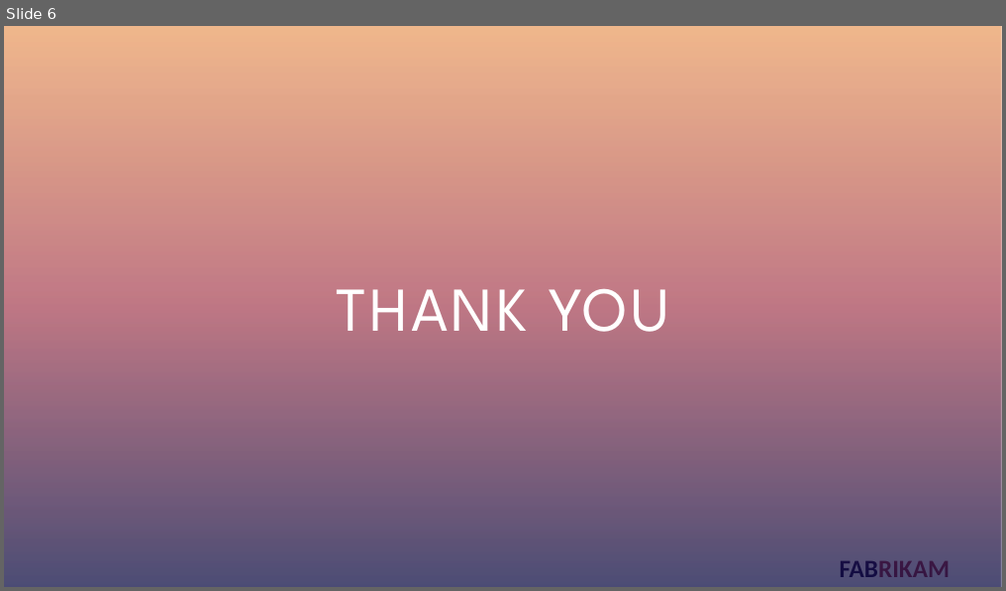
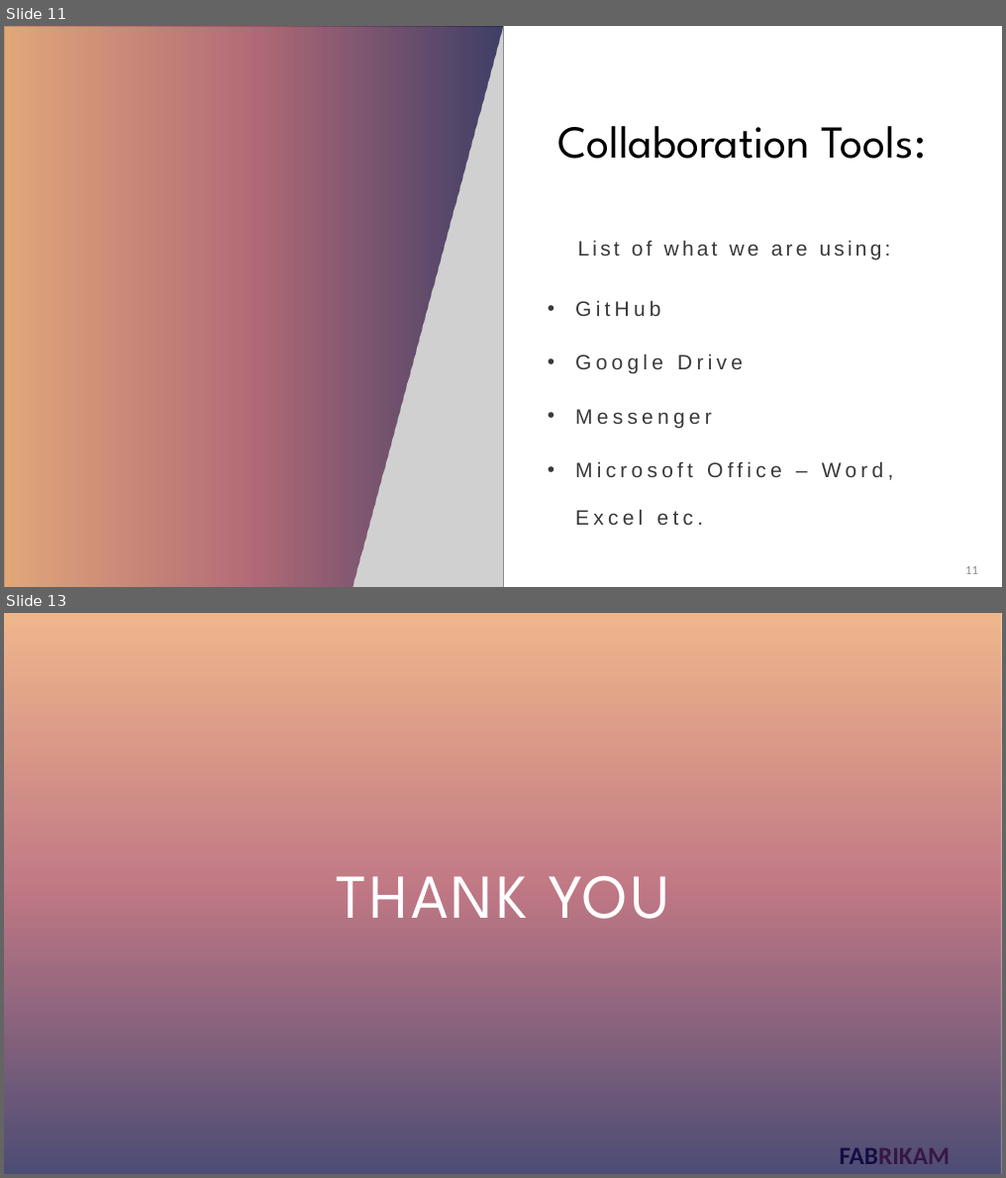
Before and after one commit to Pathfinder-Team/Computing-Project-2019---PathFinder, a slide deck: Documents/Technical Proposal - Due 21-10-19/PathFinder_presentation.pptx. Shown one above the other, each under a label of ours: slide 6 before the commit, slides 11 and 13 after it; the slides between them are not shown. The pictures are 1006x591 and 1006x1178 pixels, drawn with LibreOffice and Linux fonts; fonts in the diff are those of the drawing; grey boxes stand for pictures; background and template pictures are left out. Boxes give left, top, right and bottom in pixels: in the first picture for what was removed or moved away, otherwise in the second. Text is boxed around its words. In the diff, an @@ line names an element or a change of style, - is before the commit and + after.

```diff
--- a/Documents/Technical Proposal - Due 21-10-19/PathFinder_presentation.pptx
+++ b/Documents/Technical Proposal - Due 21-10-19/PathFinder_presentation.pptx
@@ slide 11 added at (4, 26, 1002, 587), background #FFFFFF; not listed: 1 template element that a slide beside it also shows @@
@@ picture added at (4, 26, 503, 587) @@
@@ freeform shape added at (4, 26, 503, 587), fill gradient #01023B to #A53F52 to #E99757 @@
@@ title added at (557, 126, 926, 159), 44 pt, text #000000 @@
+Collaboration Tools:
@@ text added at (520, 217, 949, 279), 20 pt, text #3B3838 @@
+List of what we are using:
@@ text added at (575, 300, 893, 525), 20 pt, text #3B3838 @@
+• GitHub
+• Google Drive
+• Messenger
+• Microsoft Office – Word, Excel etc.
@@ rectangle added at (833, 554, 949, 587), fill #FFFFFF @@
@@ page number added at (965, 567, 978, 574), 12 pt, text #8C8C8C @@
+11
@@ what was slide 6 is now slide 13 @@
```
Also in this commit, not shown: 3 slides changed, 6 other slides added.
